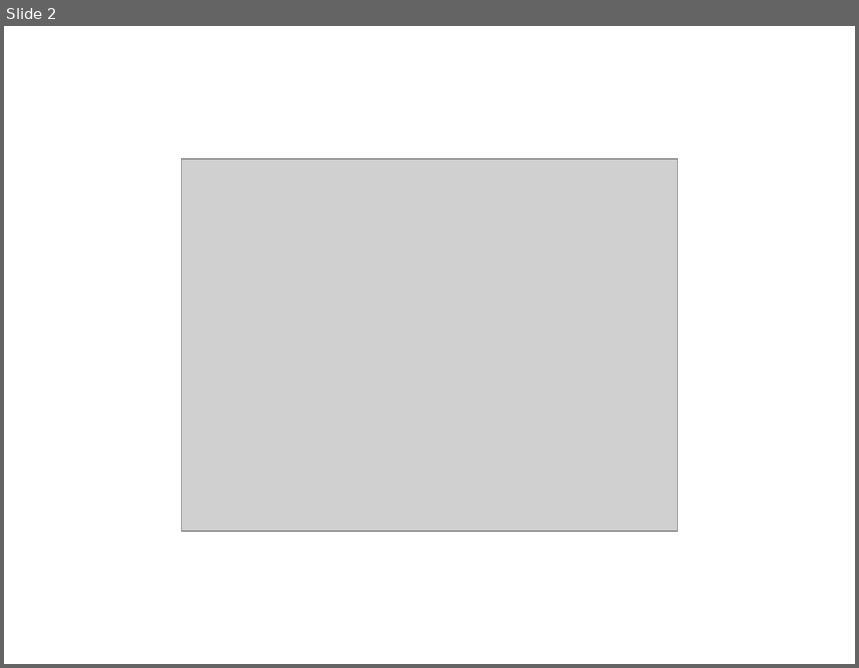
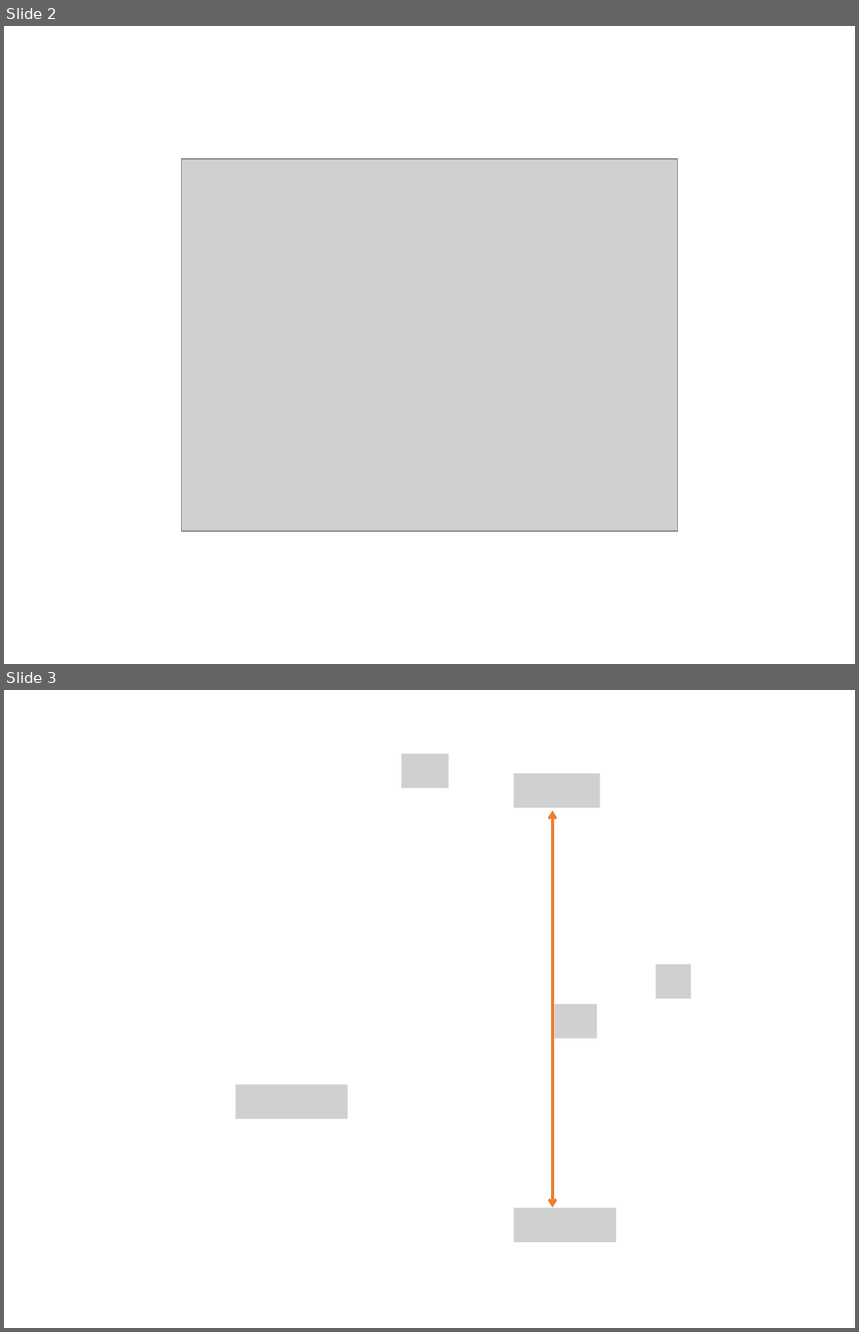
Before and after one commit to answeredbyablemind/answeredbyablemind.github.io, a slide deck: pics/2019-08-12_Laplace_Transform/pics.pptx. Shown one above the other, each under a label of ours: slide 2 before the commit, slides 2 and 3 after it. The pictures are 859x668 and 859x1332 pixels, drawn with LibreOffice and Linux fonts; fonts in the diff are those of the drawing; grey boxes stand for pictures; background and template pictures are left out. Boxes give left, top, right and bottom in pixels: in the first picture for what was removed or moved away, otherwise in the second. Text is boxed around its words. In the diff, an @@ line names an element or a change of style, - is before the commit and + after.

```diff
--- a/pics/2019-08-12_Laplace_Transform/pics.pptx
+++ b/pics/2019-08-12_Laplace_Transform/pics.pptx
@@ slide 3 added at (4, 690, 855, 1328), background picture (left out) @@
@@ picture added at (401, 754, 449, 788) @@
@@ picture added at (514, 774, 600, 808) @@
@@ rectangle added at (449, 808, 470, 828), fill #FFFFFF @@
@@ double arrow added from (553, 811) to (553, 1208), #ED7D31 2.25 pt @@
@@ rectangle added at (449, 897, 470, 918), fill #FFFFFF @@
@@ picture added at (656, 965, 691, 999) @@
@@ rectangle added at (250, 1006, 272, 1026), fill #FFFFFF @@
@@ rectangle added at (341, 1006, 363, 1026), fill #FFFFFF @@
@@ rectangle added at (514, 1006, 535, 1026), fill #FFFFFF @@
@@ picture added at (555, 1004, 598, 1038) @@
@@ rectangle added at (606, 1006, 627, 1026), fill #FFFFFF @@
@@ picture added at (236, 1085, 348, 1119) @@
@@ rectangle added at (449, 1081, 470, 1102), fill #FFFFFF @@
@@ rectangle added at (449, 1170, 470, 1189), fill #FFFFFF @@
@@ picture added at (514, 1208, 616, 1243) @@
```
Also in this commit, not shown: 4 other files.
